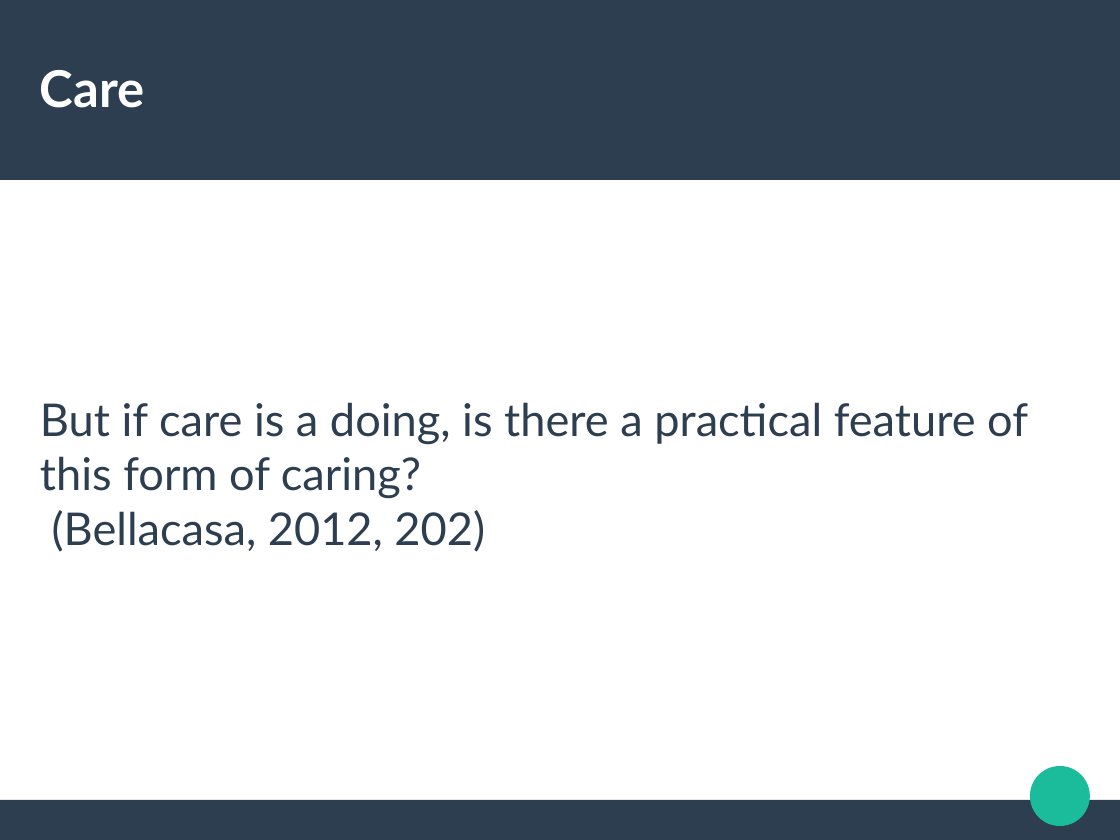
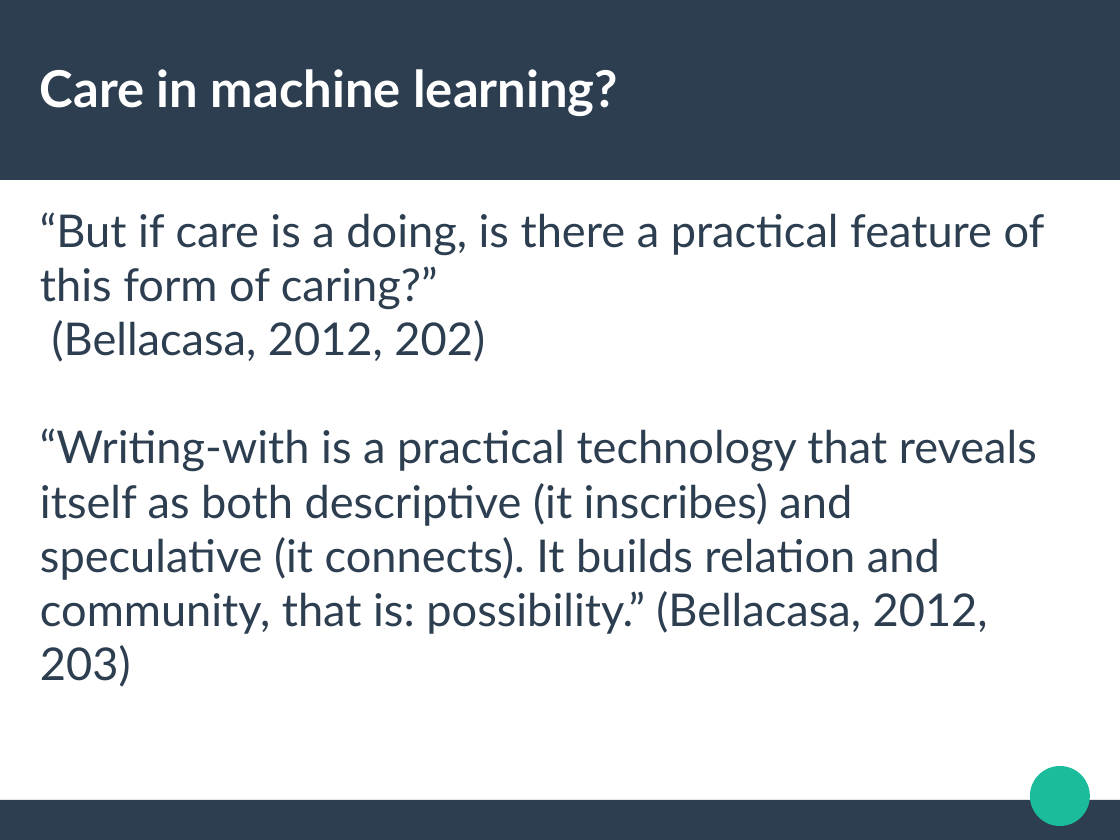
Before and after one commit to rian39/digital_ethics, a slide deck: slide 16 of digital_ethics_slides.odp (slide 12 before the commit). Drawn at 1120x840 pixels with LibreOffice and Linux fonts; fonts in the diff are those of the drawing. Boxes give left, top, right and bottom in pixels: in the first picture for what was removed or moved away, otherwise in the second. Text is boxed around its words. In the diff, an @@ line names an element or a change of style, - is before the commit and + after.

```diff
--- a/digital_ethics_slides.odp
+++ b/digital_ethics_slides.odp
@@ title at (40, 69, 618, 116): text changed @@
-Care
+Care in machine learning?
@@ subtitle "“But if care is a ...": place and size @@
-subtitle "“But if care is a ..." at (40, 402, 1028, 552)
+subtitle "“But if care is a ..." at (40, 212, 1045, 687)
@@ subtitle at (40, 212, 1045, 310): text changed @@
-But if care is a doing, is there a practical feature of this form of caring?
+“But if care is a doing, is there a practical feature of this form of caring?”
@@ subtitle at (40, 428, 1037, 687): paragraph added @@
+“Writing-with is a practical technology that reveals itself as both descriptive (it inscribes) and speculative (it connects). It builds relation and community, that is: possibility.” (Bellacasa, 2012, 203)
```
Also in this commit, not shown: 10 other slides changed, 8 slides added, 2 slides removed.
